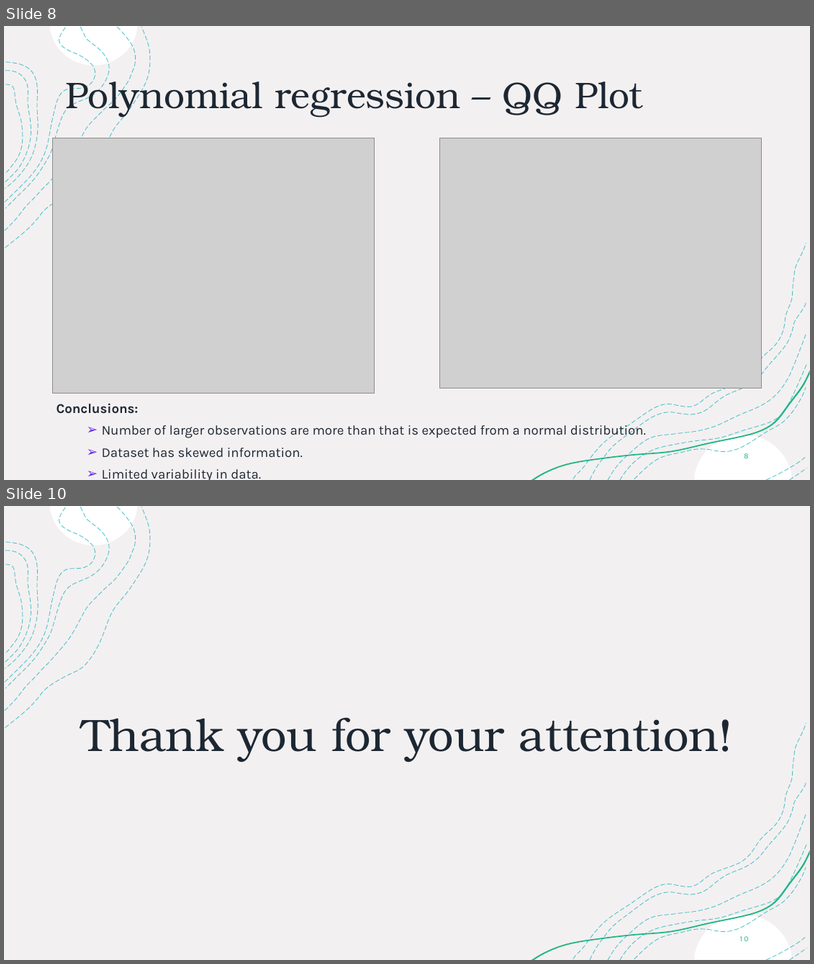
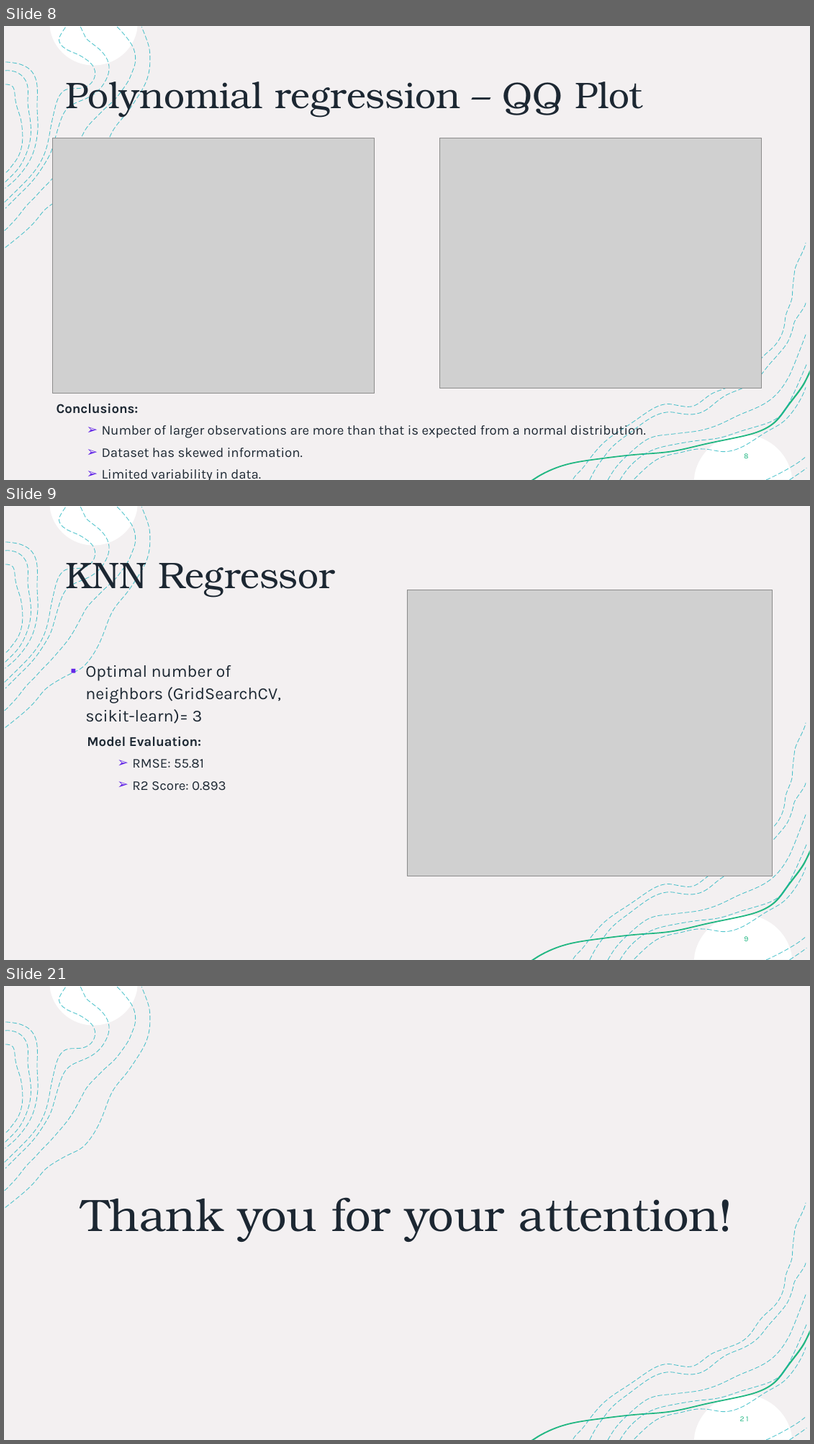
Before and after one commit to joss-thu/MLProj-GermanAirFares, a slide deck: ML-Project.pptx. Shown one above the other, each under a label of ours: slides 8 and 10 before the commit, slides 8, 9 and 21 after it; the slides between them are not shown. The pictures are 814x964 and 814x1444 pixels, drawn with LibreOffice and Linux fonts; fonts in the diff are those of the drawing; grey boxes stand for pictures. Boxes give left, top, right and bottom in pixels: in the first picture for what was removed or moved away, otherwise in the second. Text is boxed around its words. In the diff, an @@ line names an element or a change of style, - is before the commit and + after.

Commit message:
KNN regressor in presentation, points addedin conclusion slide.

```diff
--- a/ML-Project.pptx
+++ b/ML-Project.pptx
@@ slide 9 added at [4,506,810,960], background #FFFFFF; not listed: 18 template elements that a slide beside it also shows @@
@@ title added at [65,554,335,597], 44 pt, text #1C2732 @@
+KNN Regressor
@@ picture added at [407,590,773,875] @@
@@ text added at [85,662,281,723], 20 pt, text #1C2732 @@
+▪ Optimal number of neighbors (GridSearchCV, scikit-learn)= 3
@@ text added at [87,736,226,790], 16 pt, text #1C2732 @@
+Model Evaluation:
+  ➢ RMSE: 55.81
+  ➢ R2 Score: 0.893
@@ page number added at [744,936,748,941], 9 pt, text #21B782 @@
+9
@@ what was slide 10 is now slide 21 @@
@@ page number at [741,1416,749,1421]: text changed @@
-10
+21
```
Also in this commit, not shown: 1 slide changed, 11 other slides added, 1 slide removed, 2 other files.
